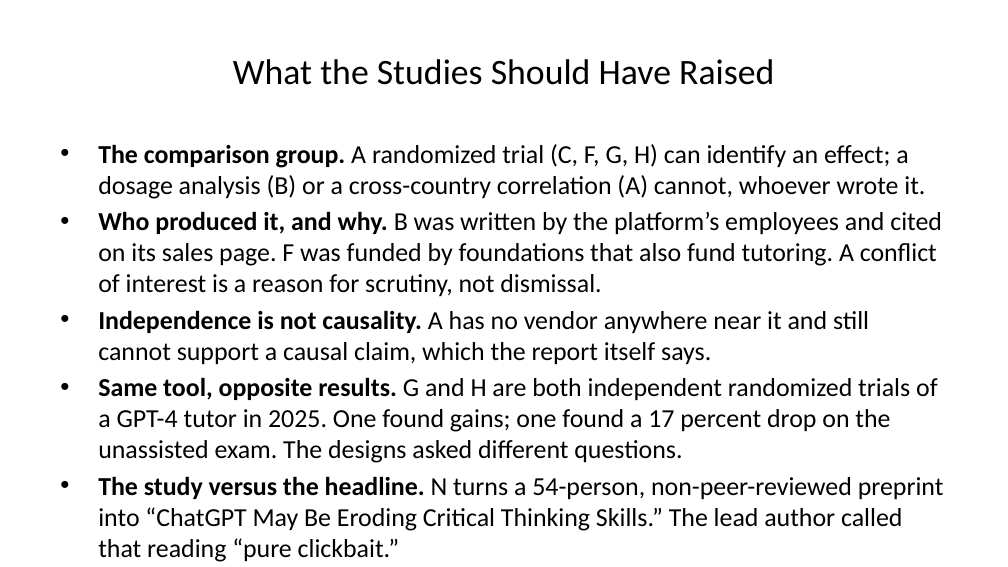
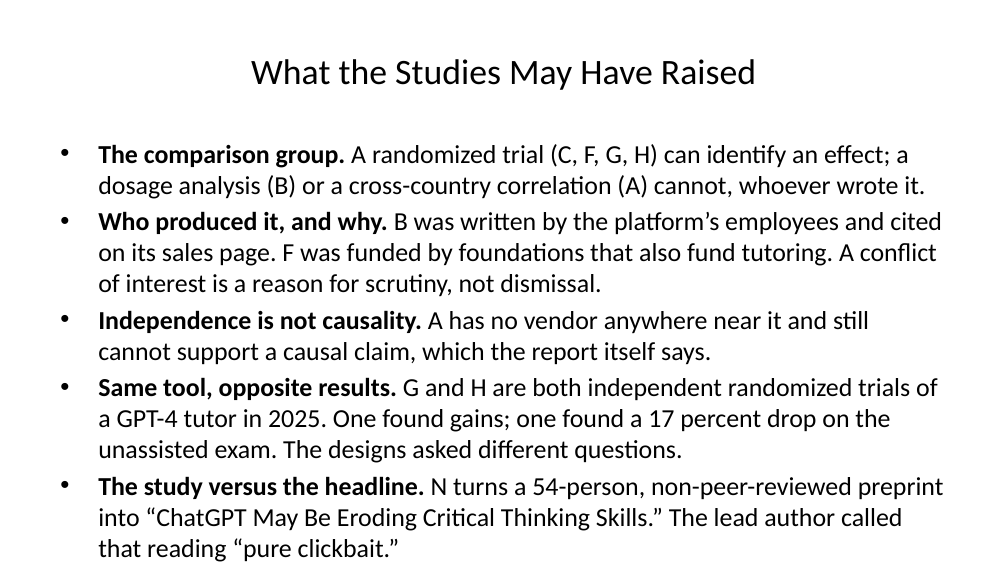
Before and after one commit to steffenerickson/edtech-evidence-lab, a slide deck: slide 8 of slides/output/edtech_slides_v3.pptx. Drawn at 1008x567 pixels with LibreOffice and Linux fonts; fonts in the diff are those of the drawing. Boxes give left, top, right and bottom in pixels: in the first picture for what was removed or moved away, otherwise in the second. Text is boxed around its words. In the diff, an @@ line names an element or a change of style, - is before the commit and + after.

```diff
--- a/slides/output/edtech_slides_v3.pptx
+++ b/slides/output/edtech_slides_v3.pptx
@@ title at (x1=251, y1=59, x2=756, y2=90): text changed @@
-What the Studies Should Have Raised
+What the Studies May Have Raised
```
Also in this commit, not shown: 1 other file.
